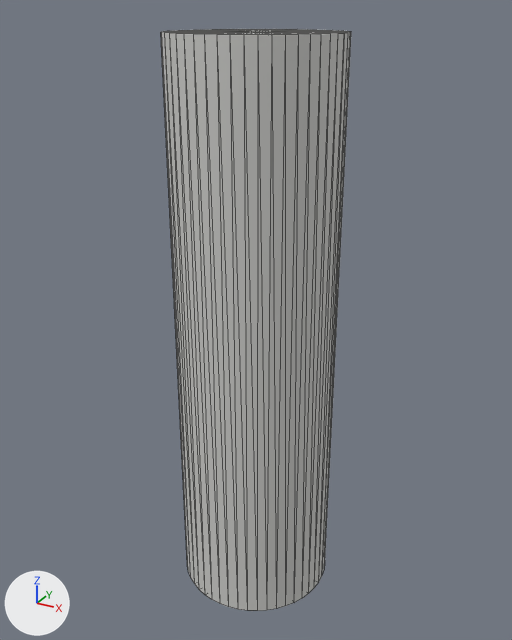
What one commit did to the glTF model lot10/details/d045e27fa18726201b4e02961ecb1f299f1c4ce658177aecf6a20113c982a582.glb.
Rendered twice from a 50 mm camera at (15.584, -8.953, 0.051) aimed at (14.696, -7.338, -0.757). Lighting does not change. The marker at lower left points along +X, +Y and +Z. The older version comes first. Mesh edges are drawn as thin lines. Vertices at exactly the same position are counted once.

Script lines for the objects in view, before the commit:
```python
me_fd_l10_ftg_b4_12 = bpy.data.meshes.new('FD-L10-FTG-B4-12')
me_fd_l10_ftg_b4_12.from_pydata(...)  # 194 vertices, 384 faces; spans x 14.48..14.93, y -7.58..-7.13, z -1.6..0.0
me_fd_l10_ftg_b4_12.materials.append(mat_footing)  # light grey #cececb
ob_fd_l10_ftg_b4_12 = bpy.data.objects.new('FD-L10-FTG-B4-12', me_fd_l10_ftg_b4_12)
ob_fd_l10_ftg_b4_12.location = (0.0, 0.0, 0.0)
```
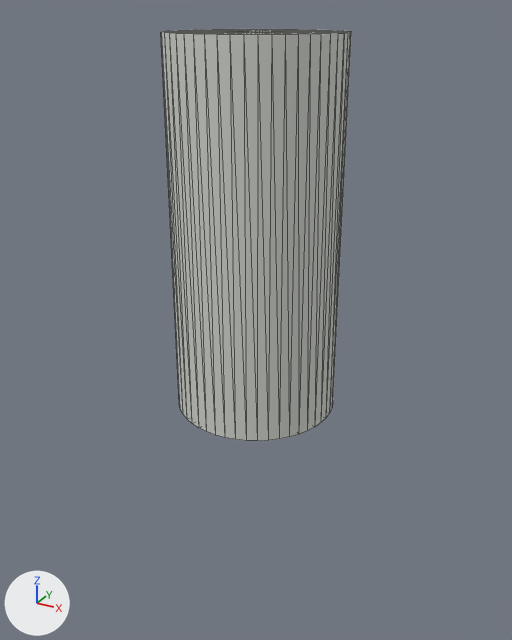
Where the change shows, as pixel boxes [x1, y1, x2, y2] in the pictures (512 x 640 px; the box of a moved part takes in the faces that stretch with it):
'FD-L10-FTG-B4-12', reshaped (29% shorter)
    before: [161, 29, 351, 611]
    after: [161, 29, 351, 441]
part 1 of me_fd_l10_ftg_b4_12, moved or reshaped
    before: [163, 44, 350, 611]
    after: [163, 44, 350, 441]

Diff of the bpy script that builds the scene:
```diff
--- a/lot10/details/d045e27fa18726201b4e02961ecb1f299f1c4ce658177aecf6a20113c982a582.glb.py
+++ b/lot10/details/d045e27fa18726201b4e02961ecb1f299f1c4ce658177aecf6a20113c982a582.glb.py
@@ me_fd_l10_ftg_b4_12 @@
 # used by ob_fd_l10_ftg_b4_12; location = (0.0, 0.0, 0.0)
-me_fd_l10_ftg_b4_12.from_pydata(...)  # 194 vertices, 384 faces; spans x 14.48..14.93, y -7.58..-7.13, z -1.6..0.0
+me_fd_l10_ftg_b4_12.from_pydata(...)  # 194 vertices, 384 faces; spans x 14.48..14.93, y -7.58..-7.13, z -1.0..0.0
+# me_fd_l10_ftg_b4_12 part 1: all 98 vertices in x 14.48..14.93, y -7.58..-7.13, z -1.6..-1.5 are moved by (0.0, 0.0, 0.6)
 me_fd_l10_ftg_b4_12.materials.append(mat_footing)
```
